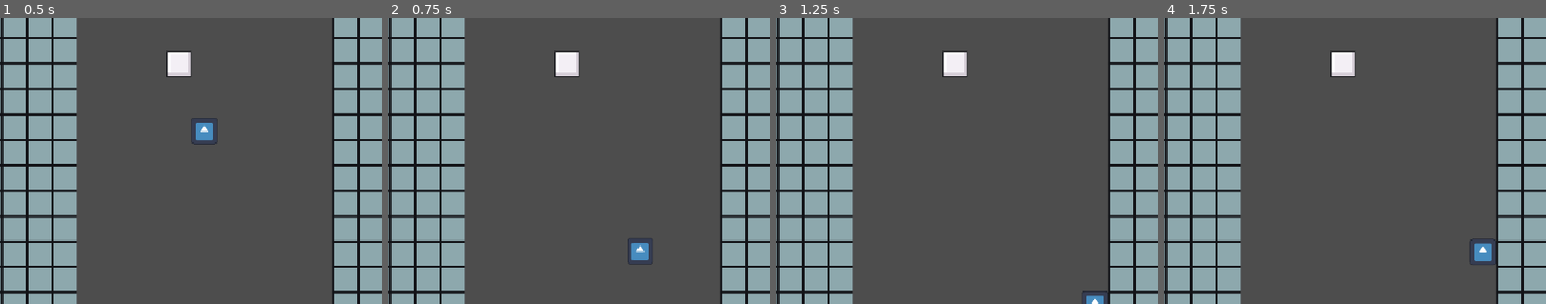
Above: before the commit, frames 1-4 (left to right).
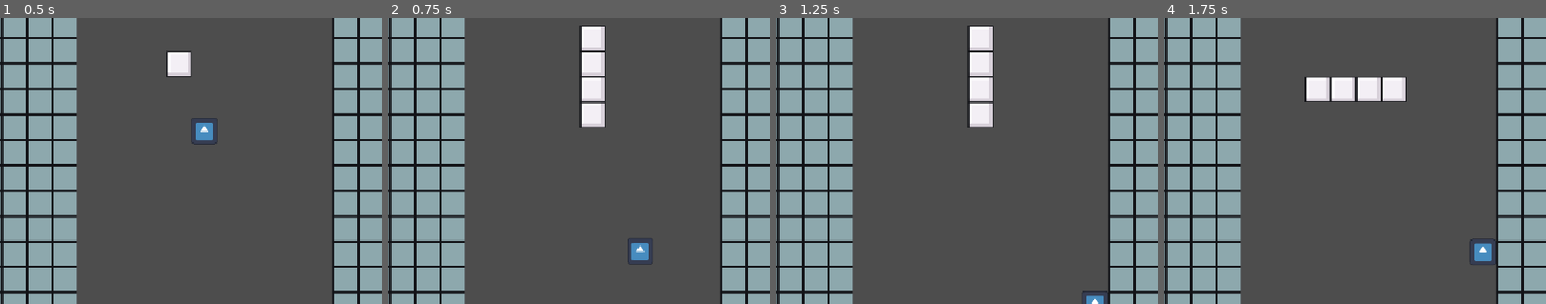
Above: after the commit, the same moments.

Repository: Lochi-dot-JPEG/twistris
Game: Godot game, scene res://locations/main.tscn
The game is run twice, just before and just after one commit, with the same random seed, the same clock (stepped at 60 frames per second) and the same inputs. The engine's default icon, where the game draws it, is replaced by a stand-in: a white triangle on a blue panel in a dark square.
Inputs:
- Up to frame 1 (0.5 s): no input
- Up to frame 2 (0.75 s): tap Enter (ui_accept) at 0.5 s; hold Right (ui_right) from 0.53 s (still down); tap W (rotate, bound only after the commit) at 0.6 s
- Up to frame 3 (1.25 s): keep holding Right (ui_right); tap Enter (ui_accept) at 0.77 s
- Up to frame 4 (1.75 s): keep holding Right (ui_right); tap W (rotate, bound only after the commit) at 1.35 s; tap Enter (ui_accept) at 1.52 s
The pictures show only the part of the screen within x 23-73%, y 47-97%; the shares and areas given below are measured in that part.

Frame 1 is identical in both runs. In frame 2, 3.0% of the frame differs, in the area x 43-57%, y 2-39%; in frame 3, 3.0%; in frame 4, 2.9%.

Commit message:
feat: block shapes and rotation

Diff:
--- a/entities/tetromino/tetromino.gd
+++ b/entities/tetromino/tetromino.gd
@@ -20,6 +20,83 @@
 	Color("#a8ca85")
 	]
 
+const BLOCK_POSITIONS = [
+	# Line
+	[
+		[ # Unrotated
+			[0,0], [-1,0], [1,0], [2,0] ],
+		[ # 90degrees
+			[1,0], [1,1], [1,-1], [1,2] ],
+		[ # 180degrees
+			[0,1], [-1,1], [1,1], [2,1] ],
+		[ # 270degrees
+			[0,0], [0,1], [0,-1], [0,2] ],
+	],
+
+	[ # Square
+		[ # Unrotated
+			[0,0], [1,0], [1,1], [0,1] ],
+		[ # 90degrees
+			[0,0], [1,0], [1,1], [0,1] ],
+		[ # 180degrees
+			[0,0], [1,0], [1,1], [0,1] ],
+		[ # 270degrees
+			[0,0], [1,0], [1,1], [0,1] ],
+	],
+	[ # L
+		[ # Unrotated
+			[0,0], [1,0], [-1,0], [1,-1] ],
+		[ # 90degrees
+			[0,0], [0,1], [1,1], [0,-1] ],
+		[ # 180degrees
+			[0,0], [1,0], [-1,0], [-1,1] ],
+		[ # 270degrees
+			[0,0], [0,1], [-1,-1], [0,-1] ],
+	],
+	[ # Reverse L
+		[ # Unrotated
+			[0,0], [1,0], [-1,0], [-1,-1] ],
+		[ # 90degrees
+			[0,0], [0,1], [1,-1], [0,-1] ],
+		[ # 180degrees
+			[0,0], [1,0], [-1,0], [1,1] ],
+		[ # 270degrees
+			[0,0], [0,1], [0,-1], [-1,1] ],
+	],
+	[ # T
+		[ # Unrotated
+			[0,0], [1,0], [-1,0], [0,-1] ],
+		[ # 90degrees
+			[0,0], [1,0],  [0,-1], [0,1] ],
+		[ # 180degrees
+			[0,0], [1,0], [-1,0],  [0,1] ],
+		[ # 270degrees
+			[0,0], [-1,0], [0,-1], [0,1] ],
+	],
+	[ # Z
+		[ # Unrotated
+			[0,0], [1,0], [0,-1], [-1,-1] ],
+		[ # 90degrees
+			[0,0], [1,0],  [0,1], [1,-1] ],
+		[ # 180degrees
+			[0,1], [1,1], [0,0], [-1,0] ],
+		[ # 270degrees
+			[0,0], [-1,0], [0,-1], [-1,1] ],
+	],
+	[ # S
+		[ # Unrotated
+			[0,0], [-1,0], [0,-1], [1,-1] ],
+		[ # 90degrees
+			[0,0], [1,0],  [1,-1], [0,1] ],
+		[ # 180degrees
+			[0,0], [-1,1], [1,0],  [0,1] ],
+		[ # 270degrees
+			[-1,0], [0,0],  [0,1], [-1,-1] ],
+	],
+
+
+	]
+
 @onready var blocks : Array[Sprite2D] = [
 	get_node("%block"),
 	get_node("%block2"),
@@ -27,15 +104,34 @@
 	get_node("%block4"),
 ]
 
+var piece_rotation := 0
+var type := 0
+
 func _ready() -> void:
 	pass
 
-func _load_block(type: int) -> void:
+func _load_block(_type: int) -> void:
+	type = _type
 	for block in blocks:
 		block.modulate = TYPE_COLORS[type]
+	piece_rotation = 0
+	_load_rotation()
+
+func _load_rotation() -> void:
+	for i in 4:
+		var pos = BLOCK_POSITIONS[type][piece_rotation][i]
+		blocks[i].position.x = pos[0] * 32
+		blocks[i].position.y = pos[1] * 32
 
 func _process(delta: float) -> void:
 	if OS.is_debug_build():
+		if Input.is_action_just_pressed("rotate"):
+			piece_rotation += 1
+			while piece_rotation < 0:
+				piece_rotation += 4
+			while piece_rotation > 3:
+				piece_rotation -= 4
+			_load_rotation()
 		if Input.is_key_pressed(KEY_1):
 			_load_block(1)
 		if Input.is_key_pressed(KEY_2):
--- a/project.godot
+++ b/project.godot
@@ -26,6 +26,44 @@
 
 enabled=PackedStringArray("res://addons/godot_super-wakatime/plugin.cfg")
 
+[input]
+
+rotate={
+"deadzone": 0.2,
+"events": [Object(InputEventKey,"resource_local_to_scene":false,"resource_name":"","device":-1,"window_id":0,"alt_pressed":false,"shift_pressed":false,"ctrl_pressed":false,"meta_pressed":false,"pressed":false,"keycode":0,"physical_keycode":87,"key_label":0,"unicode":119,"location":0,"echo":false,"script":null)
+]
+}
+left={
+"deadzone": 0.2,
+"events": [Object(InputEventKey,"resource_local_to_scene":false,"resource_name":"","device":-1,"window_id":0,"alt_pressed":false,"shift_pressed":false,"ctrl_pressed":false,"meta_pressed":false,"pressed":false,"keycode":0,"physical_keycode":65,"key_label":0,"unicode":97,"location":0,"echo":false,"script":null)
+]
+}
+right={
+"deadzone": 0.2,
+"events": [Object(InputEventKey,"resource_local_to_scene":false,"resource_name":"","device":-1,"window_id":0,"alt_pressed":false,"shift_pressed":false,"ctrl_pressed":false,"meta_pressed":false,"pressed":false,"keycode":0,"physical_keycode":68,"key_label":0,"unicode":100,"location":0,"echo":false,"script":null)
+]
+}
+jump={
+"deadzone": 0.2,
+"events": [Object(InputEventKey,"resource_local_to_scene":false,"resource_name":"","device":-1,"window_id":0,"alt_pressed":false,"shift_pressed":false,"ctrl_pressed":false,"meta_pressed":false,"pressed":false,"keycode":0,"physical_keycode":87,"key_label":0,"unicode":119,"location":0,"echo":false,"script":null)
+]
+}
+harddrop={
+"deadzone": 0.2,
+"events": [Object(InputEventKey,"resource_local_to_scene":false,"resource_name":"","device":-1,"window_id":0,"alt_pressed":false,"shift_pressed":false,"ctrl_pressed":false,"meta_pressed":false,"pressed":false,"keycode":0,"physical_keycode":32,"key_label":0,"unicode":32,"location":0,"echo":false,"script":null)
+]
+}
+softdrop={
+"deadzone": 0.2,
+"events": [Object(InputEventKey,"resource_local_to_scene":false,"resource_name":"","device":-1,"window_id":0,"alt_pressed":false,"shift_pressed":false,"ctrl_pressed":false,"meta_pressed":false,"pressed":false,"keycode":0,"physical_keycode":83,"key_label":0,"unicode":115,"location":0,"echo":false,"script":null)
+]
+}
+hold={
+"deadzone": 0.2,
+"events": [Object(InputEventKey,"resource_local_to_scene":false,"resource_name":"","device":-1,"window_id":0,"alt_pressed":false,"shift_pressed":false,"ctrl_pressed":false,"meta_pressed":false,"pressed":false,"keycode":0,"physical_keycode":67,"key_label":0,"unicode":99,"location":0,"echo":false,"script":null)
+]
+}
+
 [layer_names]
 
 2d_physics/layer_1="player"
